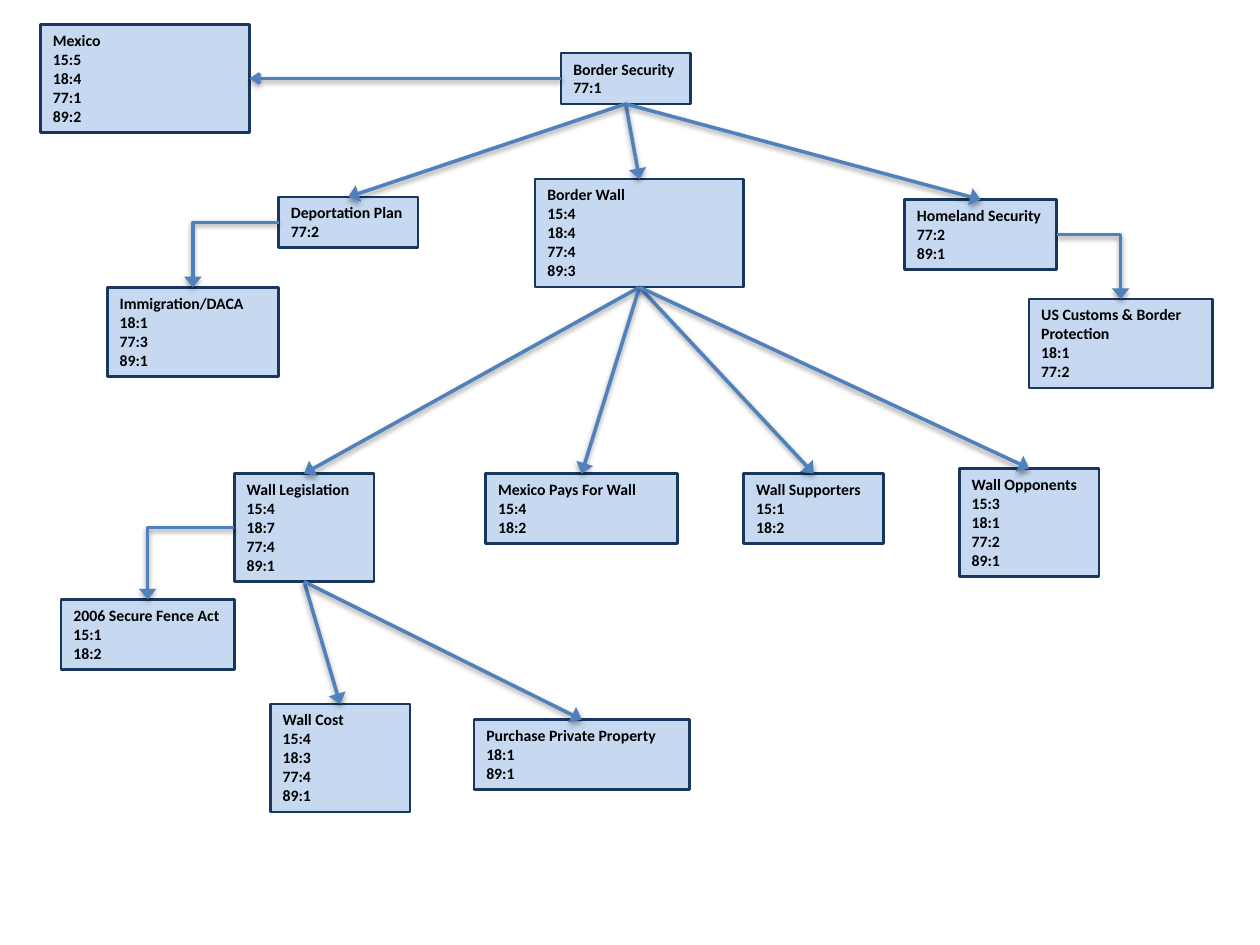
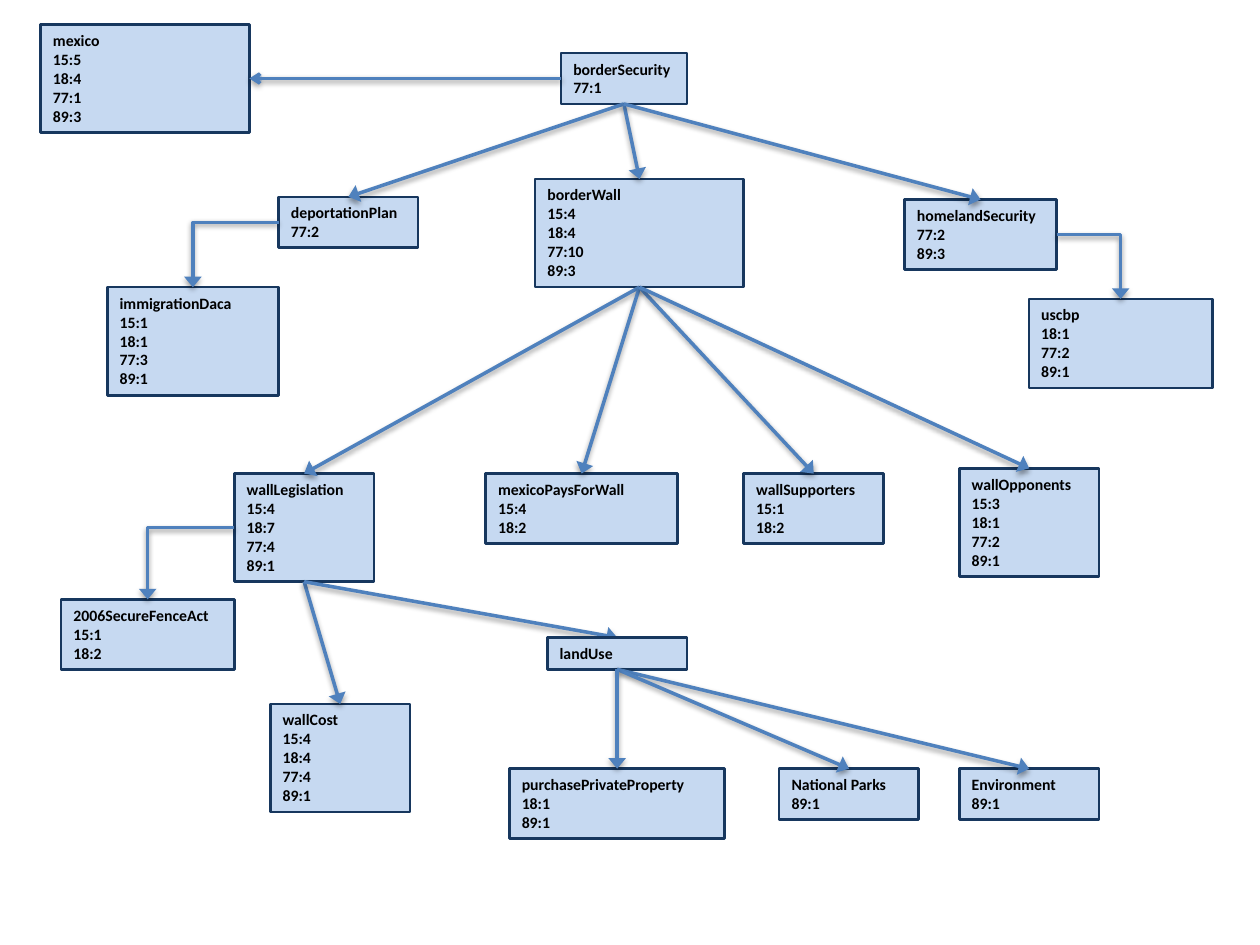
Before and after one commit to mark-heiple/P453, a slide deck: slide 1 of ontology.pptx. Drawn at 1260x945 pixels with LibreOffice and Linux fonts; fonts in the diff are those of the drawing. Boxes give left, top, right and bottom in pixels: in the first picture for what was removed or moved away, otherwise in the second. Text is boxed around its words. In the diff, an @@ line names an element or a change of style, - is before the commit and + after.

```diff
--- a/ontology.pptx
+++ b/ontology.pptx
@@ text in rectangle at (53,35,100,46): text changed @@
-Mexico
+mexico
@@ text in rectangle at (573,64,670,78): text changed @@
-Border Security
+borderSecurity
@@ text in rectangle at (53,111,81,122): text changed @@
-89:2
+89:3
@@ text in rectangle at (291,207,397,221): text changed @@
-Deportation Plan
+deportationPlan
@@ text in rectangle at (547,189,621,200): text changed @@
-Border Wall
+borderWall
@@ text in rectangle at (917,210,1036,224): text changed @@
-Homeland Security
+homelandSecurity
@@ text in rectangle at (547,246,583,257): text changed @@
-77:4
+77:10
@@ text in rectangle at (917,248,945,259): text changed @@
-89:1
+89:3
@@ rectangle "immigrationDaca": place and size @@
-rectangle "immigrationDaca" at (107,287,278,377)
+rectangle "immigrationDaca" at (107,287,278,396)
@@ text in rectangle at (120,298,232,328): text changed @@
-Immigration/DACA
+immigrationDaca
+15:1
@@ text in rectangle at (1041,309,1079,323): text changed @@
-US Customs & Border Protection
+uscbp
@@ text in rectangle at (1041,366,1069,377): paragraph added @@
+89:1
@@ text in rectangle at (972,479,1072,493): text changed @@
-Wall Opponents
+wallOpponents
@@ text in rectangle at (247,484,344,498): text changed @@
-Wall Legislation
+wallLegislation
@@ text in rectangle at (498,484,624,498): text changed @@
-Mexico Pays For Wall
+mexicoPaysForWall
@@ text in rectangle at (756,484,855,498): text changed @@
-Wall Supporters
+wallSupporters
@@ arrow moved from (304, 582) - (582, 719) to (304, 582) - (617, 638) @@
@@ text in rectangle at (73,610,208,621): spaces changed @@
-2006 Secure Fence Act
+2006SecureFenceAct
@@ rectangle added at (547,638,687,669), fill #C6D9F1, outline #17375E 1.5 pt, 9 pt, text #000000, bold @@
+landUse
@@ arrow added from (617, 669) to (1029, 769), #4F81BD 2 pt @@
@@ arrow added from (617, 669) to (849, 769), #4F81BD 2 pt @@
@@ arrow added from (617, 669) to (617, 769), #4F81BD 2 pt @@
@@ text in rectangle at (283,714,338,725): text changed @@
-Wall Cost
+wallCost
@@ text in rectangle at (283,752,311,763): text changed @@
-18:3
+18:4
@@ rectangle "purchasePrivateProperty": place and size @@
-rectangle "purchasePrivateProperty" at (474,719,689,790)
+rectangle "purchasePrivateProperty" at (509,769,724,839)
@@ text in rectangle at (522,779,684,793): text changed @@
-Purchase Private Property
+purchasePrivateProperty
@@ rectangle added at (779,769,919,819), fill #C6D9F1, outline #17375E 1.5 pt, 9 pt, text #000000, bold @@
+National Parks
+89:1
@@ rectangle added at (959,769,1099,819), fill #C6D9F1, outline #17375E 1.5 pt, 9 pt, text #000000, bold @@
+Environment
+89:1
```
Also in this commit, not shown: 2 other slides changed, 14 other files.
